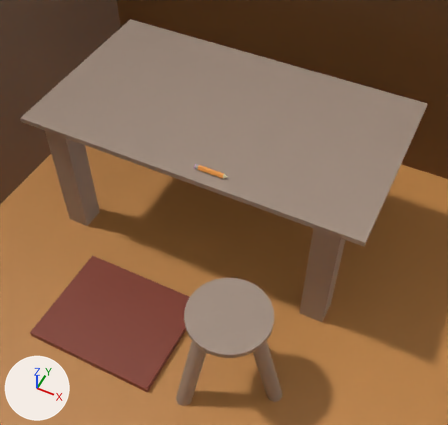
Before and after pictures for a commit that changed the glTF model assets/shop.glb.
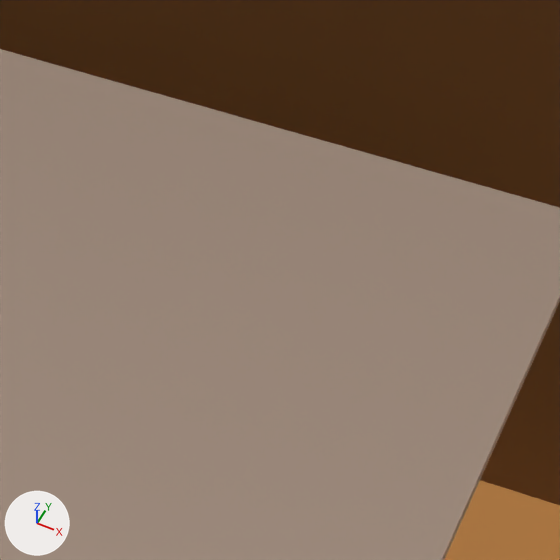
Each version is shown from a camera (50 mm lens) standing at (-0.153, -0.437, 2.18) and looking at (-0.861, 0.979, 0.411), then close up on the part from 65% to 94% of the width and 13% to 43% of the height. Lighting does not change. The marker at lower left points along +X, +Y and +Z. The older version's two pictures come first. Where no turn or scale is listed for an object, it has been applied to the vertices.

In view in the first close-up: 'Shop', 'Table'.
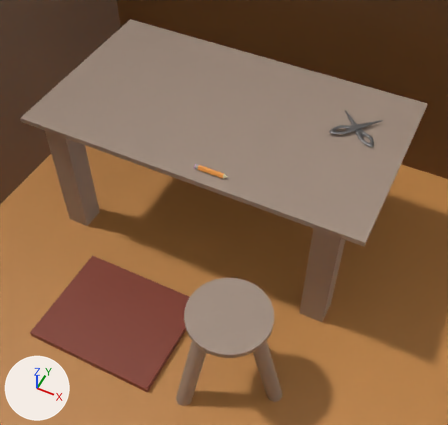
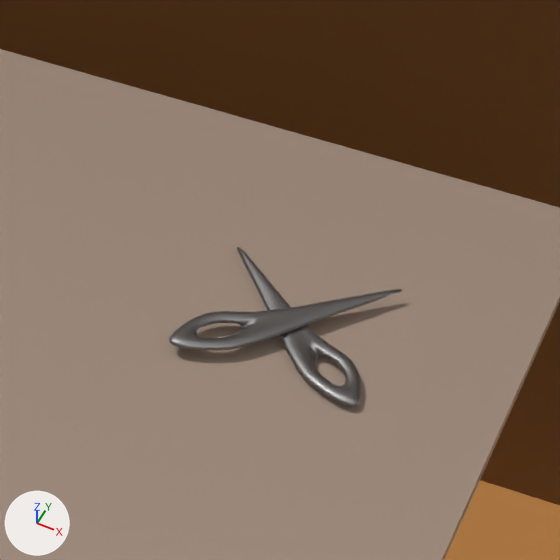
Where the change shows, as pixel boxes [x1, y1, x2, y2] in the close-ups (560 x 560 px):
'Scissors.L', added: after [169, 289, 402, 351]
'Scissors.R', added: after [237, 247, 362, 407]

Patch to the scene script:
```diff
--- a/assets/shop.glb.py
+++ b/assets/shop.glb.py
@@ mat_scissors_material @@
+mat_scissors_material = principled_material('Scissors.Material')
+mat_scissors_material.base_color = (0.305, 0.305, 0.305)  # grey #969696
+mat_scissors_material.metallic = 1.0
@@ me_cube_002 @@
+me_cube_002.from_pydata(...)  # 160 vertices, 320 faces; spans x -0.074..0.089, y -0.075..0.086, z -0.013..-0.006
+me_cube_002.materials.append(mat_scissors_material)  # grey #969696
@@ me_cube_001 @@
+me_cube_001.from_pydata(...)  # 160 vertices, 320 faces; spans x -0.083..0.08, y -0.075..0.086, z -0.007..0.0
+me_cube_001.materials.append(mat_scissors_material)  # grey #969696
@@ ob_scissors_r @@
+ob_scissors_r = bpy.data.objects.new('Scissors.R', me_cube_002)
+ob_scissors_r.location = (-0.5164, 1.4178, 0.6335)
@@ ob_scissors_l @@
+ob_scissors_l = bpy.data.objects.new('Scissors.L', me_cube_001)
+ob_scissors_l.location = (-0.5164, 1.4178, 0.6335)
```
